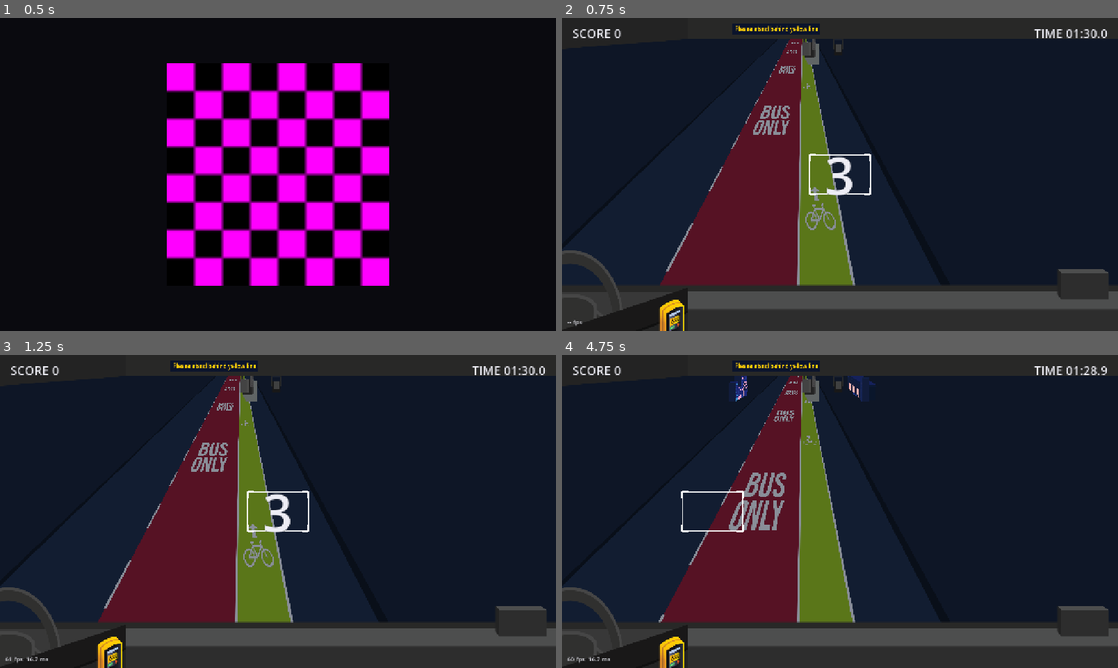
Above: before the commit, frames 1-4 (two rows, left to right).
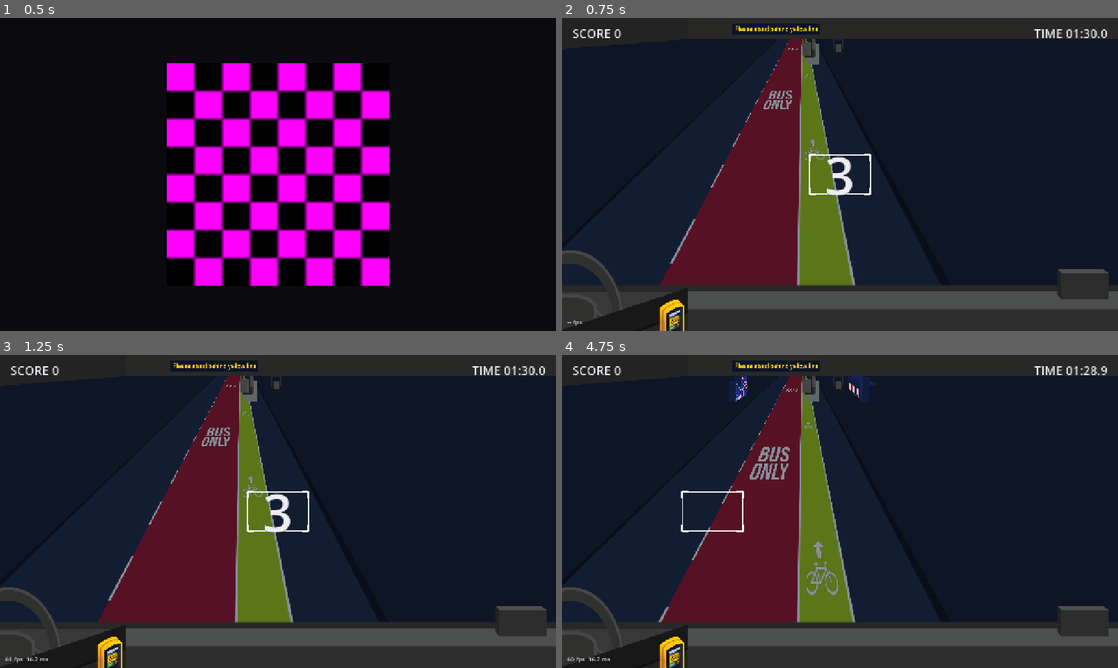
Above: after the commit, the same moments.

Repository: tkforgeworks/robo-narc
Game: Godot game, scene res://scenes/core/main.tscn
The game is run twice, just before and just after one commit, with the same random seed, the same clock (stepped at 60 frames per second) and the same inputs.
Inputs (mouse positions are in pixels of both pictures, inside the frame that each line leads up to):
- Up to frame 1 (0.5 s): no input
- Up to frame 2 (0.75 s): tap Enter at 0.5 s; move the mouse to (962, 158) at 0.52 s; hold D (move_right) from 0.53 s (still down); hold Space (capture) from 0.53 s (still down); click (962, 158) at 0.67 s
- Up to frame 3 (1.25 s): keep holding D (move_right); keep holding Space (capture)
- Up to frame 4 (4.75 s): release D (move_right) at 1.25 s; release Space (capture) at 1.25 s; drag from (728, 527) to (840, 511) at 1.27 s; tap Space (capture) at 2 s; move the mouse to (895, 442) at 2.02 s; hold D (move_right) 2.03-2.75 s; tap Alt at 2.1 s; drag from (812, 574) to (673, 464) at 2.77 s; tap Enter at 3.5 s; move the mouse to (1006, 558) at 3.52 s; hold A (move_left) 3.53-4.25 s; hold Space (capture) 3.53-4.25 s; drag from (673, 464) to (756, 433) at 4.27 s

Frame 1 is identical in both runs. In frame 2, 0.8% of the frame differs, in the area x 18-53%, y 7-85%; in frame 3, 0.8%; in frame 4, 1.5%, in the area x 17-53%, y 6-85%.

Commit message:
road: straighten the bike stencil and double the BUS ONLY spacing
The bike stencil paths were drawn leaning ~0.088 right per unit of height;
a skew wrapper in the SVG counters it and the PNG is re-rendered from it.
The road tile now covers 90 z per repeat with one BUS ONLY and two bike
stencils, rasterised at half scale so memory stays where it was. RoadSurface
derives the raster scale from the texture width, so the builder can pick
any resolution without a shared constant.

Co-Authored-By: Claude Fable 5.1 <noreply@anthropic.com>

Diff:
--- a/assets/road/stencil-bike-lane.svg
+++ b/assets/road/stencil-bike-lane.svg
@@ -8,6 +8,8 @@
     </style>
   </defs>
   <g id="Layer_1-2" data-name="Layer 1">
+    <!-- The paths were drawn leaning ~0.088 right per unit of height; this straightens them. -->
+    <g transform="matrix(1 0 -0.088 1 3.46 0)">
     <g>
       <g>
         <polygon class="cls-1" points="24.175 29.471 17.387 29.458 15.933 10.977 10.183 10.961 18.241 .312 28.144 10.94 22.37 10.965 24.175 29.471"/>
@@ -40,5 +42,6 @@
         </g>
       </g>
     </g>
+    </g>
   </g>
 </svg>
--- a/src/game/road/road_surface.gd
+++ b/src/game/road/road_surface.gd
@@ -54,9 +54,16 @@
 	_redraw_all()
 
 
-## Road length one tile repeat covers, in z units.
+## Road px the tile spans horizontally (its width is that times the raster scale).
+func tile_span() -> float:
+	return config.road_edge_right_x - config.road_edge_left_x + 2.0 * TILE_MARGIN
+
+
+## Road length one tile repeat covers, in z units. The raster scale (texels per
+## road px) comes from the texture width, so the builder can pick any resolution.
 func tile_length_z() -> float:
-	return tile.get_height() / config.road_tile_px_per_z
+	var raster_scale := tile.get_width() / tile_span()
+	return tile.get_height() / (config.road_tile_px_per_z * raster_scale)
 
 
 ## Tile texture v at depth z. Rows go up (v decreases) with distance, and the
--- a/tests/game/test_road_surface.gd
+++ b/tests/game/test_road_surface.gd
@@ -1,6 +1,7 @@
 extends GutTest
 
 const TILE_ROWS := 1350
+const RASTER_SCALE := 0.5
 
 var _config: TuningConfig
 var _surface: RoadSurface
@@ -10,7 +11,8 @@
 	_config = TuningConfig.new()
 	_surface = RoadSurface.new()
 	_surface.config = _config
-	_surface.tile = ImageTexture.create_from_image(Image.create(64, TILE_ROWS, false, Image.FORMAT_RGBA8))
+	var width := int(_surface.tile_span() * RASTER_SCALE)
+	_surface.tile = ImageTexture.create_from_image(Image.create(width, TILE_ROWS, false, Image.FORMAT_RGBA8))
 	add_child_autofree(_surface)
 
 
@@ -18,8 +20,8 @@
 	return fposmod(v, 1.0)
 
 
-func test_tile_length_comes_from_rows_per_z() -> void:
-	assert_almost_eq(_surface.tile_length_z(), TILE_ROWS / _config.road_tile_px_per_z, 0.001)
+func test_tile_length_comes_from_rows_per_z_at_the_raster_scale() -> void:
+	assert_almost_eq(_surface.tile_length_z(), TILE_ROWS / (_config.road_tile_px_per_z * RASTER_SCALE), 0.01)
 
 
 func test_pattern_slides_toward_the_bus_and_repeats_every_tile_length() -> void:
--- a/tools/build_road_tile.gd
+++ b/tools/build_road_tile.gd
@@ -3,9 +3,9 @@
 ## every lane fill, edge, line, dash, and stencil baked in. RoadSurface projects
 ## it onto the ground plane and repeats it, so this tile IS the road art.
 ##
-## Horizontal scale is 1 px = 1 road px, spanning road x from
+## Horizontal scale is TILE_SCALE px per road px, spanning road x from
 ## road_edge_left_x - TILE_MARGIN_PX to road_edge_right_x + TILE_MARGIN_PX.
-## Vertical scale is road_tile_px_per_z rows per z unit; the top row is far.
+## Vertical scale is road_tile_px_per_z * TILE_SCALE rows per z unit; the top row is far.
 ## Lane positions come from the shipped TuningConfig defaults, so re-run this
 ## after retuning any lane edge:
 ##   godot --headless --path . --script tools/build_road_tile.gd
@@ -17,10 +17,13 @@
 
 ## Must match RoadSurface.TILE_MARGIN.
 const TILE_MARGIN_PX := 500
-## One repeat of the tile, in z units (one BUS ONLY + one bike stencil per repeat).
-const TILE_LENGTH_Z := 45.0
+## Raster px per road px. Half scale is still >= 1 texel per screen px everywhere
+## above the dashboard overlay, at a quarter of the memory.
+const TILE_SCALE := 0.5
+## One repeat of the tile, in z units: one BUS ONLY and two bike stencils per repeat.
+const TILE_LENGTH_Z := 90.0
 ## Dash/gap pairs on the bus lane's left edge per repeat (dash = gap).
-const DASH_PAIRS := 5
+const DASH_PAIRS := 10
 const LANE_LINE_PX := 8
 const EDGE_LINE_PX := 18
 const CURB_LINE_PX := 28
@@ -38,14 +41,15 @@
 var _image: Image
 var _left: int
 var _height: int
+var _scale: float = TILE_SCALE
 
 
 func _initialize() -> void:
 	var config: Resource = load(CONFIG_SCRIPT).new()
 	_left = int(config.road_edge_left_x) - TILE_MARGIN_PX
 	var right := int(config.road_edge_right_x) + TILE_MARGIN_PX
-	_height = int(round(TILE_LENGTH_Z * config.road_tile_px_per_z))
-	_image = Image.create(right - _left, _height, false, Image.FORMAT_RGBA8)
+	_height = int(round(TILE_LENGTH_Z * config.road_tile_px_per_z * _scale))
+	_image = Image.create(_px(right - _left), _height, false, Image.FORMAT_RGBA8)
 	_image.fill(SIDEWALK)
 
 	var road_left := int(config.lane_road_left)
@@ -68,29 +72,36 @@
 	_fill(bike_right - LANE_LINE_PX / 2, bike_right + LANE_LINE_PX / 2, PAINT)
 	var dash := _height / (DASH_PAIRS * 2)
 	for i in DASH_PAIRS:
-		_image.fill_rect(Rect2i(bus_left - LANE_LINE_PX / 2 - _left, i * 2 * dash, LANE_LINE_PX, dash), PAINT)
+		_image.fill_rect(Rect2i(_px(bus_left - LANE_LINE_PX / 2 - _left), i * 2 * dash,
+				_px(LANE_LINE_PX), dash), PAINT)
 
 	_stencil(BUS_STENCIL_PATH, (bus_left + bus_right) * 0.5,
-			(bus_right - bus_left) * BUS_STENCIL_FILL, _height * 0.25)
-	_stencil(BIKE_STENCIL_PATH, (bus_right + bike_right) * 0.5,
-			(bike_right - bus_right) * BIKE_STENCIL_FILL, _height * 0.75)
+			(bus_right - bus_left) * BUS_STENCIL_FILL, _height * 0.5)
+	for row_share in [0.25, 0.75]:
+		_stencil(BIKE_STENCIL_PATH, (bus_right + bike_right) * 0.5,
+				(bike_right - bus_right) * BIKE_STENCIL_FILL, _height * row_share)
 
 	var err := _image.save_png(OUT_PATH)
 	print("road tile -> %s (%s) %s" % [OUT_PATH, error_string(err), _image.get_size()])
 	quit(0 if err == OK else 1)
 
 
+## Road px (relative to the tile's left edge) to raster px.
+func _px(road_px: float) -> int:
+	return int(round(road_px * _scale))
+
+
 ## Fills road x range [x0, x1) down the whole tile.
 func _fill(x0: int, x1: int, color: Color) -> void:
-	_image.fill_rect(Rect2i(x0 - _left, 0, x1 - x0, _height), color)
+	_image.fill_rect(Rect2i(_px(x0 - _left), 0, _px(x1) - _px(x0), _height), color)
 
 
 ## Blends a stencil PNG, scaled to `width_px` wide, centred at road x / tile row.
 func _stencil(path: String, centre_x: float, width_px: float, centre_row: float) -> void:
 	var art := Image.load_from_file(path)
 	art.convert(Image.FORMAT_RGBA8)
-	var scale := width_px / art.get_width()
+	var scale := width_px * _scale / art.get_width()
 	var size := Vector2i(int(round(art.get_width() * scale)), int(round(art.get_height() * scale)))
 	art.resize(size.x, size.y, Image.INTERPOLATE_LANCZOS)
-	var dst := Vector2i(int(round(centre_x - size.x * 0.5)) - _left, int(round(centre_row - size.y * 0.5)))
+	var dst := Vector2i(_px(centre_x - _left) - size.x / 2, int(round(centre_row - size.y * 0.5)))
 	_image.blend_rect(art, Rect2i(Vector2i.ZERO, size), dst)
Binary file changed: assets/road/road-tile.png
Binary file changed: assets/road/stencil-bike-lane.png
Not shown, changed: specs/001-robonarc-game/contracts/asset-conventions.md
